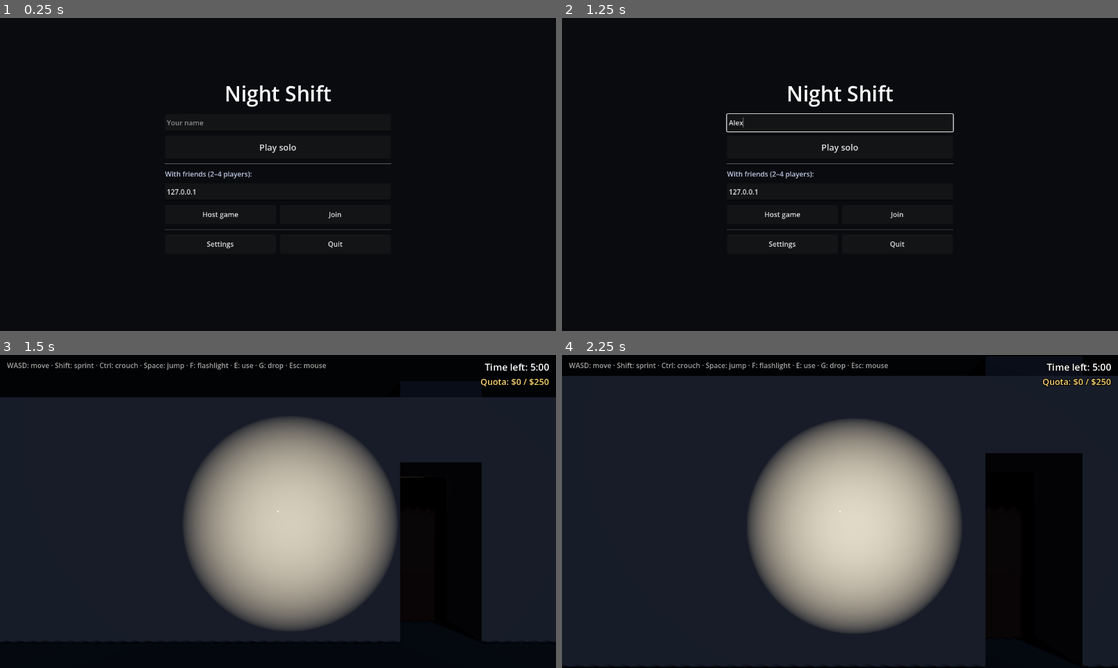
Above: before the commit, frames 1-4 (two rows, left to right).
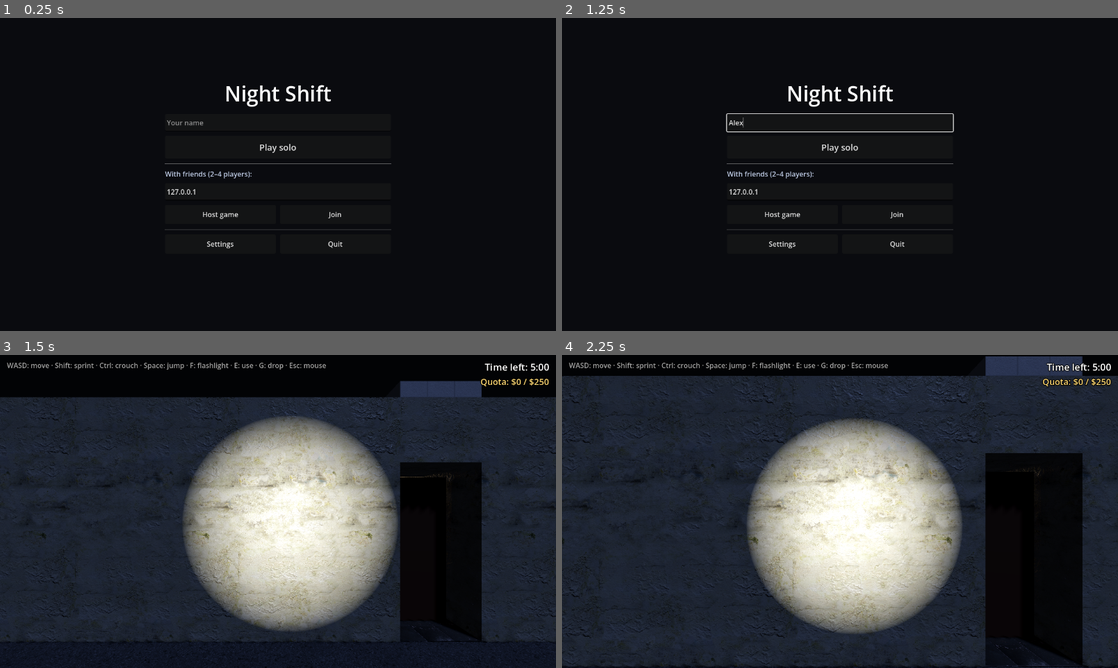
Above: after the commit, the same moments.

Repository: hieutrungg/night-shift
Game: Godot game, scene res://ui/main_menu/main_menu.tscn
Two runs of this game, one before a commit and one after it. Both use one fixed random seed, a clock stepped at 60 frames per second and the inputs below.
Inputs (mouse positions are in pixels of both pictures, inside the frame that each line leads up to):
- Up to frame 1 (0.25 s): no input
- Up to frame 2 (1.25 s): click (840, 121) at 0.52 s; type "Alex" at 0.6 s
- Up to frame 3 (1.5 s): click "Play solo" at 1.25 s
- Up to frame 4 (2.25 s): tap Enter at 2 s; move the mouse to (867, 511) at 2.02 s; hold W (move_forward) from 2.03 s (still down); tap Ctrl (crouch) at 2.1 s; click (867, 511) at 2.17 s

Frames 1-2 are identical in both runs. In frame 3, 18% of the frame differs, in the area x 0-100%, y 8-100%; in frame 4, 17%.

Commit message:
feat: textured level and posed mannequin model
Walls, floors, ceilings and the parking lot use ambientCG textures (CC0: Plaster007, Tiles140, OfficeCeiling001, Asphalt031) with world-space triplanar mapping, so merged boxes of any size keep the same texture scale. Indoor rooms get a separate tiled floor layer.

The mannequin is now the Quaternius base character (CC0) in a faceless plastic material. MannequinBody poses it from model-space directions, so poses do not depend on bone axes. The host picks a new pose each time it starts moving and syncs it, so it has changed when you look back. Tests cover the model, pose changes and pose sync.

Diff:
--- a/features/monster/mannequin.gd
+++ b/features/monster/mannequin.gd
@@ -31,6 +31,13 @@
 var asleep_for: float = GameConfig.MONSTER_WAKE_DELAY_SEC
 ## Host's latest answer to "does any living player see me?".
 var is_seen: bool = false
+## Synced: the host picks a new pose each time it starts moving, so it has
+## changed when you look back.
+var pose_index: int = 0:
+	set(value):
+		pose_index = value
+		if is_node_ready():
+			_body.set_pose(value)
 
 var _gravity: float = ProjectSettings.get_setting("physics/3d/default_gravity")
 var _seen_cos: float = 0.0
@@ -41,6 +48,7 @@
 @onready var _agent: NavigationAgent3D = $NavigationAgent3D
 @onready var _scrape: AudioStreamPlayer3D = $Scrape
 @onready var _creak: AudioStreamPlayer3D = $Creak
+@onready var _body: MannequinBody = $Body
 
 
 func _ready() -> void:
@@ -49,6 +57,8 @@
 	collision_mask = GameConfig.LAYER_WORLD
 	_scrape.stream = Sfx.mannequin_scrape()
 	_creak.stream = Sfx.mannequin_creak()
+	# A client may receive the pose before this node is ready.
+	_body.set_pose(pose_index)
 	_last_position = global_position
 	if not multiplayer.is_server():
 		set_physics_process(false)
@@ -67,6 +77,7 @@
 		_scrape_on = is_moving()
 		if _scrape_on:
 			_creak.play()
+			_pick_new_pose()
 			_scrape.play()
 		else:
 			_scrape.stop()
@@ -95,6 +106,13 @@
 ## True on every peer while it is visibly moving (drives sound and light flicker).
 func is_moving() -> bool:
 	return _moving_for > 0.0
+
+
+func _pick_new_pose() -> void:
+	if not multiplayer.is_server():
+		return
+	var count := MannequinBody.pose_count()
+	pose_index = (pose_index + 1 + randi() % (count - 1)) % count
 
 
 func _chase() -> void:
--- a/features/monster/mannequin.tscn
+++ b/features/monster/mannequin.tscn
@@ -1,24 +1,11 @@
 [gd_scene format=3]
 
 [ext_resource type="Script" path="res://features/monster/mannequin.gd" id="1_mannequin"]
+[ext_resource type="Script" path="res://features/monster/mannequin_body.gd" id="2_body"]
 
 [sub_resource type="CapsuleShape3D" id="CapsuleShape3D_body"]
 radius = 0.25
 height = 1.9
-
-[sub_resource type="StandardMaterial3D" id="StandardMaterial3D_skin"]
-albedo_color = Color(0.86, 0.8, 0.7, 1)
-roughness = 0.35
-
-[sub_resource type="CapsuleMesh" id="CapsuleMesh_body"]
-material = SubResource("StandardMaterial3D_skin")
-radius = 0.22
-height = 1.55
-
-[sub_resource type="SphereMesh" id="SphereMesh_head"]
-material = SubResource("StandardMaterial3D_skin")
-radius = 0.14
-height = 0.3
 
 [sub_resource type="SceneReplicationConfig" id="SceneReplicationConfig_mannequin"]
 properties/0/path = NodePath(".:position")
@@ -27,6 +14,9 @@
 properties/1/path = NodePath(".:rotation")
 properties/1/spawn = true
 properties/1/replication_mode = 1
+properties/2/path = NodePath(".:pose_index")
+properties/2/spawn = true
+properties/2/replication_mode = 2
 
 [node name="Mannequin" type="CharacterBody3D"]
 script = ExtResource("1_mannequin")
@@ -35,13 +25,9 @@
 transform = Transform3D(1, 0, 0, 0, 1, 0, 0, 0, 1, 0, 0.95, 0)
 shape = SubResource("CapsuleShape3D_body")
 
-[node name="Body" type="MeshInstance3D" parent="."]
-transform = Transform3D(1, 0, 0, 0, 1, 0, 0, 0, 1, 0, 0.78, 0)
-mesh = SubResource("CapsuleMesh_body")
-
-[node name="Head" type="MeshInstance3D" parent="."]
-transform = Transform3D(1, 0, 0, 0, 1, 0, 0, 0, 1, 0, 1.72, 0)
-mesh = SubResource("SphereMesh_head")
+[node name="Body" type="Node3D" parent="."]
+transform = Transform3D(-1, 0, 0, 0, 1, 0, 0, 0, -1, 0, 0, 0)
+script = ExtResource("2_body")
 
 [node name="NavigationAgent3D" type="NavigationAgent3D" parent="."]
 path_desired_distance = 0.5
--- /dev/null
+++ b/features/monster/mannequin_body.gd
@@ -0,0 +1,127 @@
+class_name MannequinBody
+extends Node3D
+## The mannequin's visible body: the Quaternius base character with a plain
+## plastic material, frozen in one of a few poses.
+## Poses are written as directions in model space (the model faces +Z, its
+## left hand is on +X), so they do not depend on how each bone's axes are set up.
+
+const MODEL: PackedScene = preload("res://assets/models/quaternius_ubc/Superhero_Male_FullBody.gltf")
+## Meshes that would give it a face; a mannequin has none.
+const HIDDEN_MESHES: Array[String] = ["Eyes", "Eyebrows"]
+const ARM_CHAINS: Dictionary[String, Array] = {
+	"left": ["upperarm_l", "lowerarm_l", "hand_l"],
+	"right": ["upperarm_r", "lowerarm_r", "hand_r"],
+}
+
+## Each pose: upper/lower arm direction per side, plus a head tilt (degrees,
+## + leans to its left) and a head nod (degrees, + looks down).
+const POSES: Array[Dictionary] = [
+	{  # Standing still, arms hanging.
+		"left": [Vector3(0.15, -1.0, 0.0), Vector3(0.1, -1.0, 0.05)],
+		"right": [Vector3(-0.15, -1.0, 0.0), Vector3(-0.1, -1.0, 0.05)],
+		"tilt": 0.0, "nod": 5.0,
+	},
+	{  # Both arms reaching for you.
+		"left": [Vector3(0.15, -0.1, 1.0), Vector3(0.05, 0.0, 1.0)],
+		"right": [Vector3(-0.15, -0.1, 1.0), Vector3(-0.05, 0.0, 1.0)],
+		"tilt": 0.0, "nod": -5.0,
+	},
+	{  # One hand grabbing forward, head cocked.
+		"left": [Vector3(0.2, -1.0, 0.1), Vector3(0.1, -1.0, 0.2)],
+		"right": [Vector3(-0.2, 0.25, 1.0), Vector3(-0.05, 0.35, 1.0)],
+		"tilt": -25.0, "nod": 0.0,
+	},
+	{  # Broken doll: elbow bent up, head snapped sideways.
+		"left": [Vector3(0.35, -1.0, 0.25), Vector3(0.1, 0.2, 1.0)],
+		"right": [Vector3(-0.1, -1.0, -0.1), Vector3(-0.1, -1.0, 0.1)],
+		"tilt": 40.0, "nod": 15.0,
+	},
+]
+
+@export var plastic_color: Color = Color(0.88, 0.84, 0.78)
+
+var _model: Node3D
+var _skeleton: Skeleton3D
+
+
+func _ready() -> void:
+	_model = MODEL.instantiate() as Node3D
+	add_child(_model)
+	_skeleton = _model.find_child("Skeleton3D") as Skeleton3D
+	_apply_material()
+	set_pose(0)
+
+
+static func pose_count() -> int:
+	return POSES.size()
+
+
+func set_pose(index: int) -> void:
+	if _skeleton == null:
+		return
+	_skeleton.reset_bone_poses()
+	var pose: Dictionary = POSES[posmod(index, POSES.size())]
+	for side: String in ARM_CHAINS.keys():
+		var chain: Array = ARM_CHAINS[side]
+		var directions: Array = pose[side]
+		var upper: String = chain[0]
+		var lower: String = chain[1]
+		var hand: String = chain[2]
+		var upper_direction: Vector3 = directions[0]
+		var lower_direction: Vector3 = directions[1]
+		_aim_bone(upper, lower, upper_direction)
+		_aim_bone(lower, hand, lower_direction)
+	var tilt: float = pose["tilt"]
+	var nod: float = pose["nod"]
+	_turn_bone("Head", Vector3.BACK, deg_to_rad(tilt))
+	_turn_bone("Head", Vector3.RIGHT, deg_to_rad(nod))
+
+
+func _apply_material() -> void:
+	var plastic := StandardMaterial3D.new()
+	plastic.albedo_color = plastic_color
+	plastic.roughness = 0.35
+	plastic.metallic_specular = 0.6
+	for node in _model.find_children("*", "MeshInstance3D", true, false):
+		var mesh := node as MeshInstance3D
+		mesh.visible = not HIDDEN_MESHES.has(String(mesh.name))
+		mesh.material_override = plastic
+
+
+## Rotates `bone` so the line from it to `child` points along `direction`
+## (model space). Parents must be posed first.
+func _aim_bone(bone_name: String, child_name: String, direction: Vector3) -> void:
+	var bone := _skeleton.find_bone(bone_name)
+	var child := _skeleton.find_bone(child_name)
+	if bone < 0 or child < 0:
+		return
+	_skeleton.force_update_all_bone_transforms()
+	var bone_global := _skeleton.get_bone_global_pose(bone)
+	var current := (_skeleton.get_bone_global_pose(child).origin - bone_global.origin).normalized()
+	var target := (_model_to_skeleton() * direction).normalized()
+	_set_global_rotation(bone, Quaternion(current, target) * bone_global.basis.get_rotation_quaternion())
+
+
+## Turns `bone` around a model-space axis.
+func _turn_bone(bone_name: String, axis: Vector3, angle: float) -> void:
+	var bone := _skeleton.find_bone(bone_name)
+	if bone < 0 or is_zero_approx(angle):
+		return
+	_skeleton.force_update_all_bone_transforms()
+	var bone_global := _skeleton.get_bone_global_pose(bone)
+	var turn := Quaternion((_model_to_skeleton() * axis).normalized(), angle)
+	_set_global_rotation(bone, turn * bone_global.basis.get_rotation_quaternion())
+
+
+func _set_global_rotation(bone: int, global_rotation: Quaternion) -> void:
+	var parent := _skeleton.get_bone_parent(bone)
+	var parent_rotation := Quaternion.IDENTITY
+	if parent >= 0:
+		parent_rotation = _skeleton.get_bone_global_pose(parent).basis.get_rotation_quaternion()
+	_skeleton.set_bone_pose_rotation(bone, (parent_rotation.inverse() * global_rotation).normalized())
+
+
+## Converts a direction from the model root's space into skeleton space.
+func _model_to_skeleton() -> Basis:
+	var skeleton_in_model := _model.global_transform.affine_inverse() * _skeleton.global_transform
+	return skeleton_in_model.basis.orthonormalized().inverse()
--- a/levels/greybox_level.gd
+++ b/levels/greybox_level.gd
@@ -35,6 +35,19 @@
 const NAV_AGENT_HEIGHT: float = 2.0
 const NAV_MAX_CLIMB: float = 0.25
 const AMBIENCE_VOLUME_DB: float = -10.0
+## ambientCG textures (CC0) and how many metres one repeat of each covers.
+const TEXTURE_DIR: String = "res://assets/textures/ambientcg/"
+const WALL_TEXTURE: String = "Plaster007"
+const WALL_TILE_M: float = 2.0
+const FLOOR_TEXTURE: String = "Tiles140"
+const FLOOR_TILE_M: float = 2.0
+const CEILING_TEXTURE: String = "OfficeCeiling001"
+const CEILING_TILE_M: float = 2.0
+const GROUND_TEXTURE: String = "Asphalt031"
+const GROUND_TILE_M: float = 4.0
+## Indoor floor is a visual layer just above the ground collider.
+const FLOOR_LIFT: float = 0.005
+const FLOOR_THICKNESS: float = 0.01
 
 ## 0 picks new loot every round; any other value repeats the same loot.
 @export var item_seed: int = 0
@@ -65,6 +78,7 @@
 var _wall_material: StandardMaterial3D
 var _ceiling_material: StandardMaterial3D
 var _ground_material: StandardMaterial3D
+var _floor_material: StandardMaterial3D
 var _van_material: StandardMaterial3D
 
 
@@ -231,9 +245,10 @@
 
 
 func _create_materials() -> void:
-	_wall_material = _make_material(Color(0.55, 0.53, 0.48))
-	_ceiling_material = _make_material(Color(0.35, 0.35, 0.35))
-	_ground_material = _make_material(Color(0.18, 0.19, 0.17))
+	_wall_material = _make_textured_material(WALL_TEXTURE, WALL_TILE_M, Color(0.85, 0.84, 0.78))
+	_ceiling_material = _make_textured_material(CEILING_TEXTURE, CEILING_TILE_M, Color(0.8, 0.8, 0.8))
+	_floor_material = _make_textured_material(FLOOR_TEXTURE, FLOOR_TILE_M, Color.WHITE)
+	_ground_material = _make_textured_material(GROUND_TEXTURE, GROUND_TILE_M, Color(0.8, 0.8, 0.8))
 	_van_material = _make_material(Color(0.8, 0.8, 0.82))
 
 
@@ -241,6 +256,22 @@
 	var material := StandardMaterial3D.new()
 	material.albedo_color = color
 	material.roughness = 0.95
+	return material
+
+
+## World-space triplanar mapping: merged boxes of any size get the same texture
+## scale, with no stretched UVs.
+func _make_textured_material(asset_id: String, metres_per_tile: float, tint: Color) -> StandardMaterial3D:
+	var base := TEXTURE_DIR + asset_id + "/" + asset_id + "_1K-JPG_"
+	var material := StandardMaterial3D.new()
+	material.albedo_color = tint
+	material.albedo_texture = load(base + "Color.jpg") as Texture2D
+	material.normal_enabled = true
+	material.normal_texture = load(base + "NormalGL.jpg") as Texture2D
+	material.roughness_texture = load(base + "Roughness.jpg") as Texture2D
+	material.uv1_triplanar = true
+	material.uv1_world_triplanar = true
+	material.uv1_scale = Vector3.ONE / metres_per_tile
 	return material
 
 
@@ -290,6 +321,8 @@
 		RunKind.INDOOR:
 			_add_block(Vector3(center_x, WALL_HEIGHT + CEILING_THICKNESS * 0.5, center_z),
 				Vector3(length, CEILING_THICKNESS, CELL), _ceiling_material)
+			_add_visual(Vector3(center_x, FLOOR_LIFT, center_z),
+				Vector3(length, FLOOR_THICKNESS, CELL), _floor_material)
 		RunKind.OUTDOOR:
 			pass
 
@@ -397,6 +430,17 @@
 	var mesh_instance := MeshInstance3D.new()
 	mesh_instance.mesh = mesh
 	body.add_child(mesh_instance)
+
+
+## Mesh only, no collision (e.g. the indoor floor layer).
+func _add_visual(center: Vector3, size: Vector3, material: StandardMaterial3D) -> void:
+	var mesh := BoxMesh.new()
+	mesh.size = size
+	mesh.material = material
+	var mesh_instance := MeshInstance3D.new()
+	mesh_instance.mesh = mesh
+	mesh_instance.position = center
+	_geometry.add_child(mesh_instance)
 
 
 func _add_collider(center: Vector3, size: Vector3) -> StaticBody3D:
--- a/tests/net_smoke.gd
+++ b/tests/net_smoke.gd
@@ -28,6 +28,8 @@
 const WINNER_HOLD_SEC: float = 4.0
 ## Frames to let audio and nodes shut down before quitting (avoids exit leaks).
 const SHUTDOWN_FRAMES: int = 30
+## The host sets this mannequin pose; clients must see it.
+const SYNC_POSE: int = 2
 ## Items spawned by greybox_01 at the start of a round.
 const ITEM_COUNT: int = 15
 ## Lets clients check the result before the host starts the next round.
@@ -87,6 +89,7 @@
 	_check(monster != null, "mannequin spawned on the host")
 	if monster != null:
 		monster.asleep_for = INF  # This test is about sync, not the chase.
+		monster.pose_index = SYNC_POSE
 	var moved := await _wait_until(_all_clients_moved, 15.0)
 	_check(moved, "every client's movement reached the host")
 	await _run_host_contest()
@@ -208,6 +211,9 @@
 
 func _check_victim(level: GreyboxLevel) -> void:
 	_check(level.get_monster() != null, "mannequin spawned on this peer")
+	var monster := level.get_monster()
+	var posed := await _wait_until(func() -> bool: return monster != null and monster.pose_index == SYNC_POSE, 10.0)
+	_check(posed, "mannequin pose synced from the host")
 	var victim := Player.find_by_peer(get_tree(), _peer_id_of(VICTIM))
 	if victim == null:
 		_check(false, "victim player exists")
--- a/tests/smoke_day1.gd
+++ b/tests/smoke_day1.gd
@@ -196,6 +196,7 @@
 	_check(monster != null, "mannequin spawned")
 	if monster == null:
 		return
+	_check_mannequin_body(monster)
 	var round_manager := level.get_round()
 	var start := monster.global_position
 	# Same room, three metres away, looking straight at it (camera faces -Z).
@@ -232,6 +233,20 @@
 	await _check_dead_requests(level, player, door)
 
 
+func _check_mannequin_body(monster: Mannequin) -> void:
+	var skeleton := monster.find_child("Skeleton3D", true, false) as Skeleton3D
+	_check(skeleton != null, "mannequin uses the Quaternius model")
+	if skeleton == null:
+		return
+	var arm := skeleton.find_bone("upperarm_l")
+	var before := skeleton.get_bone_pose_rotation(arm)
+	var old_pose := monster.pose_index
+	monster.pose_index = (old_pose + 1) % MannequinBody.pose_count()
+	var changed := not skeleton.get_bone_pose_rotation(arm).is_equal_approx(before)
+	monster.pose_index = old_pose
+	_check(changed, "changing pose moves the arms")
+
+
 ## A dead player's requests must be refused by the host, not just by its input.
 func _check_dead_requests(level: GreyboxLevel, player: Player, open_door: Door) -> void:
 	_teleport(player, open_door.get_panel_position() + Vector3(1.0, -1.0, 0.0))
Not shown, added: assets/models/quaternius_ubc/License.txt
Not shown, added: assets/models/quaternius_ubc/SOURCE.txt
Binary file added: assets/models/quaternius_ubc/Superhero_Male_FullBody.bin
Not shown, added: assets/models/quaternius_ubc/Superhero_Male_FullBody.gltf
Not shown, added: assets/models/quaternius_ubc/Superhero_Male_FullBody.gltf.import
Binary file added: assets/textures/ambientcg/Asphalt031/Asphalt031_1K-JPG_Color.jpg
Not shown, added: assets/textures/ambientcg/Asphalt031/Asphalt031_1K-JPG_Color.jpg.import
Binary file added: assets/textures/ambientcg/Asphalt031/Asphalt031_1K-JPG_NormalGL.jpg
Not shown, added: assets/textures/ambientcg/Asphalt031/Asphalt031_1K-JPG_NormalGL.jpg.import
Binary file added: assets/textures/ambientcg/Asphalt031/Asphalt031_1K-JPG_Roughness.jpg
Not shown, added: assets/textures/ambientcg/Asphalt031/Asphalt031_1K-JPG_Roughness.jpg.import
Binary file added: assets/textures/ambientcg/OfficeCeiling001/OfficeCeiling001_1K-JPG_Color.jpg
(and 20 more such lines)
